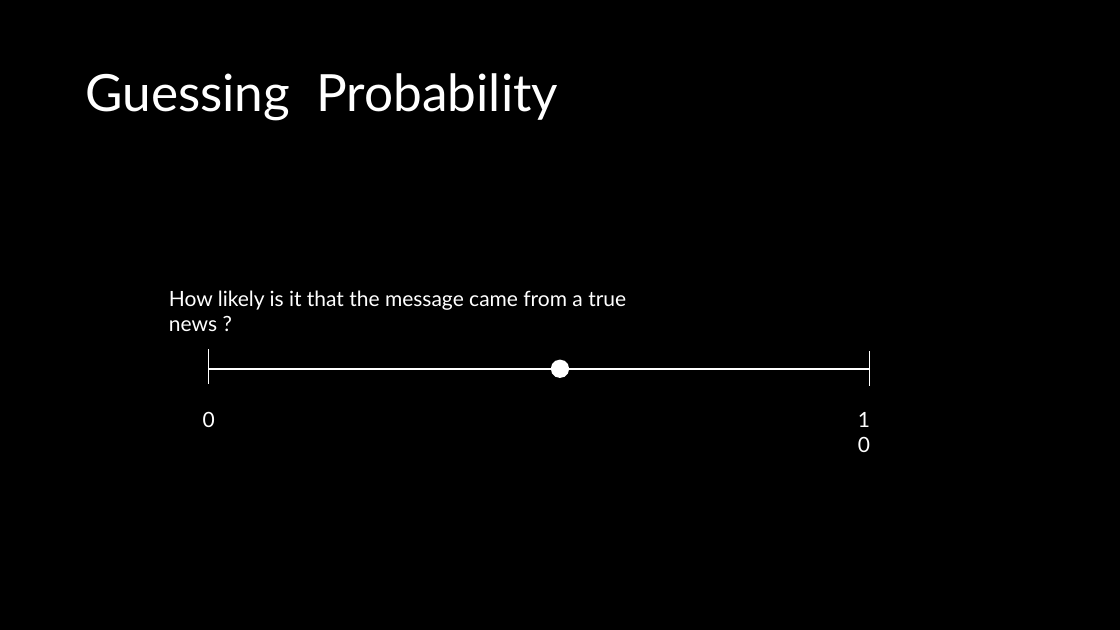
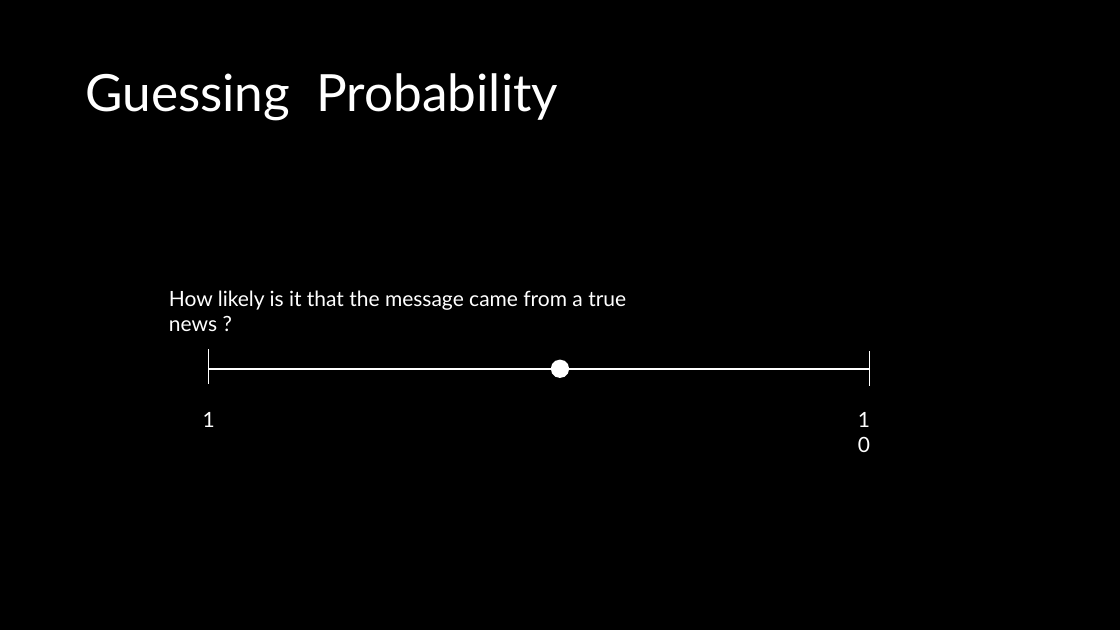
Before and after one commit to Nomandes/social_science_replication_good_news, a slide deck: slide 5 of replication_presentation.pptx (slide 7 before the commit). Drawn at 1120x630 pixels with LibreOffice and Linux fonts; fonts in the diff are those of the drawing. Boxes give left, top, right and bottom in pixels: in the first picture for what was removed or moved away, otherwise in the second. Text is boxed around its words. In the diff, an @@ line names an element or a change of style, - is before the commit and + after.

```diff
--- a/replication_presentation.pptx
+++ b/replication_presentation.pptx
@@ text at (203,412,215,427): text changed @@
-0
+1
```
Also in this commit, not shown: 7 other slides changed, 1 slide removed.
